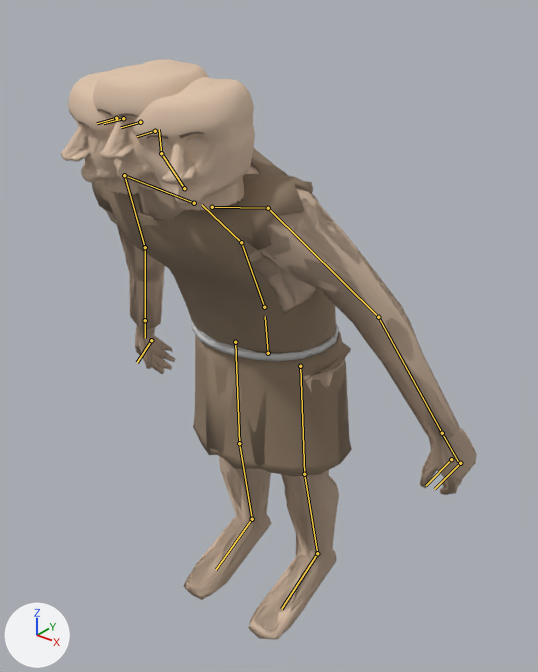
The glTF model assets/troll.glb as it was, and as the next commit left it.
Rendered twice from a camera (50 mm lens) standing at (1.248, -1.553, 1.883) and looking at (0.055, -0.061, 0.959). Arrows for +X, +Y and +Z are at lower left; the lights stay in place. The first picture is the older version. The bones that change, and the others that lie on the model, are drawn over the model as lines.

In view in the first picture: 'arch_brute', 'arch_troll', 'face_ettin', 'face_troll', 'lod_arch_brute', 'lod_arch_troll', 'lod_face_ettin', 'lod_face_troll'.
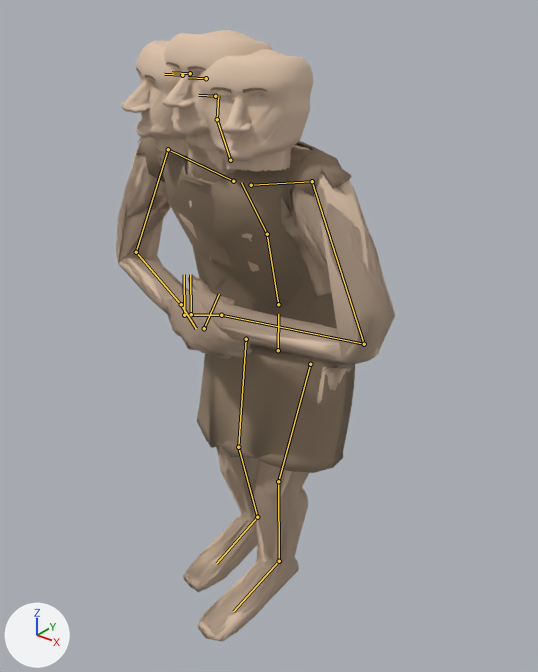
The newer file adds an action. The first version stands in its rest pose; the second is drawn at frame 66 of the action 'lean'.

Pixel boxes (x1, y1, x2, y2) of what changed, in the pictures (538 x 672 px):
'arch_brute', posed: before (91, 148, 352, 599); after (136, 137, 355, 473)
'arch_troll', posed (25% narrower, 7% taller): before (107, 164, 477, 639); after (116, 135, 395, 641)
'lod_arch_brute', posed (24% narrower): before (101, 151, 460, 639); after (119, 135, 393, 641)
'lod_arch_troll', posed (27% narrower, 7% taller): before (103, 167, 476, 639); after (118, 135, 391, 641)
'face_ettin', posed: before (61, 71, 255, 210); after (122, 41, 313, 172)
'lod_face_ettin', posed: before (61, 73, 255, 211); after (122, 40, 313, 171)
'face_troll', posed (9% shorter): before (93, 59, 209, 190); after (163, 30, 273, 149)
'lod_face_troll', posed (8% shorter): before (93, 59, 208, 190); after (163, 30, 272, 150)
bone 'hips', root to tip: before (268, 353) to (265, 316); after (278, 350) to (278, 314)
bone 'spine', root to tip: before (264, 307) to (241, 242); after (278, 304) to (267, 234)
bone 'chest', root to tip: before (241, 242) to (202, 205); after (267, 234) to (241, 182)
bone 'neck', root to tip: before (184, 188) to (161, 153); after (230, 160) to (217, 119)
bone 'head', root to tip: before (161, 153) to (159, 129); after (217, 119) to (218, 95)
bone 'upperarm.L', root to tip: before (268, 208) to (378, 317); after (312, 181) to (364, 344)
bone 'forearm.L', root to tip: before (378, 317) to (442, 433); after (364, 344) to (221, 315)
bone 'hand.L', root to tip: before (442, 433) to (458, 462); after (221, 315) to (186, 315)
bone 'upperarm.R', root to tip: before (124, 175) to (145, 247); after (168, 149) to (136, 252)
bone 'forearm.R', root to tip: before (145, 247) to (145, 320); after (136, 252) to (181, 304)
bone 'hand.R', root to tip: before (145, 320) to (145, 338); after (181, 304) to (196, 328)
bone 'thigh.L', root to tip: before (300, 366) to (304, 474); after (310, 364) to (278, 481)
bone 'shin.L', root to tip: before (304, 474) to (317, 553); after (278, 481) to (279, 561)
bone 'foot.L', root to tip: before (317, 553) to (281, 609); after (279, 561) to (233, 611)
bone 'thigh.R', root to tip: before (235, 342) to (239, 443); after (246, 339) to (238, 447)
bone 'shin.R', root to tip: before (239, 443) to (252, 519); after (238, 447) to (257, 517)
bone 'foot.R', root to tip: before (252, 519) to (216, 569); after (257, 517) to (216, 563)

The edits, one by one:
Bone 'hips' (bone_hips) moves from (0.0, 0.0, 0.0) to (0.0, -0.017, -0.048).
Bone 'hips' (bone_hips) turns from (0, 0, 0) to (-4, 0, -1) degrees about its own x, y and z.
Bone 'spine' (bone_spine) turns from (0, 0, 0) to (-5, 0, 0) degrees about its own x, y and z.
Bone 'chest' (bone_chest) turns from (0, 0, 0) to (-5, 0, 0) degrees about its own x, y and z.
Bone 'neck' (bone_neck) turns from (0, 0, 0) to (2, -1, 0) degrees about its own x, y and z.
Bone 'head' (bone_head) turns from (0, 0, 0) to (0, -2, 0) degrees about its own x, y and z.
Bone 'upperarm.L' (bone_upperarm_l) turns from (0, 0, 0) to (-50, 60, -50) degrees about its own x, y and z.
Bone 'forearm.L' (bone_forearm_l) turns from (0, 0, 0) to (-100, 0, 0) degrees about its own x, y and z.
Bone 'hand.L' (bone_hand_l) turns from (0, 0, 0) to (10, 0, 0) degrees about its own x, y and z.
Bone 'upperarm.R' (bone_upperarm_r) turns from (0, 0, 0) to (-30, -60, 30) degrees about its own x, y and z.
Bone 'forearm.R' (bone_forearm_r) turns from (0, 0, 0) to (-100, 0, 0) degrees about its own x, y and z.
Bone 'hand.R' (bone_hand_r) turns from (0, 0, 0) to (10, 0, 0) degrees about its own x, y and z.
Bone 'thigh.L' (bone_thigh_l) turns from (0, 0, 0) to (-16, -3, 5) degrees about its own x, y and z.
Bone 'shin.L' (bone_shin_l) turns from (0, 0, 0) to (16, 0, 0) degrees about its own x, y and z.
Bone 'foot.L' (bone_foot_l) turns from (0, 0, 0) to (5, 10, 10) degrees about its own x, y and z.
Bone 'thigh.R' (bone_thigh_r) turns from (0, 0, 0) to (-5, 1, -2) degrees about its own x, y and z.
Bone 'shin.R' (bone_shin_r) turns from (0, 0, 0) to (13, 0, 0) degrees about its own x, y and z.
Bone 'foot.R' (bone_foot_r) turns from (0, 0, 0) to (-4, 3, 6) degrees about its own x, y and z.
